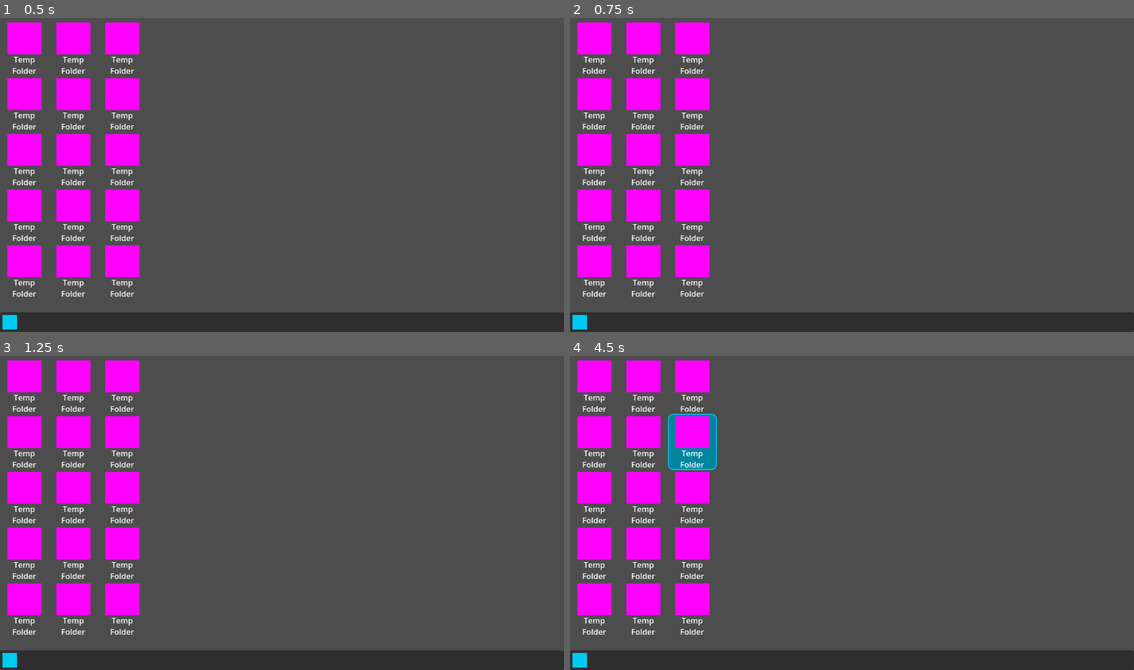
Above: before the commit, frames 1-4 (two rows, left to right).
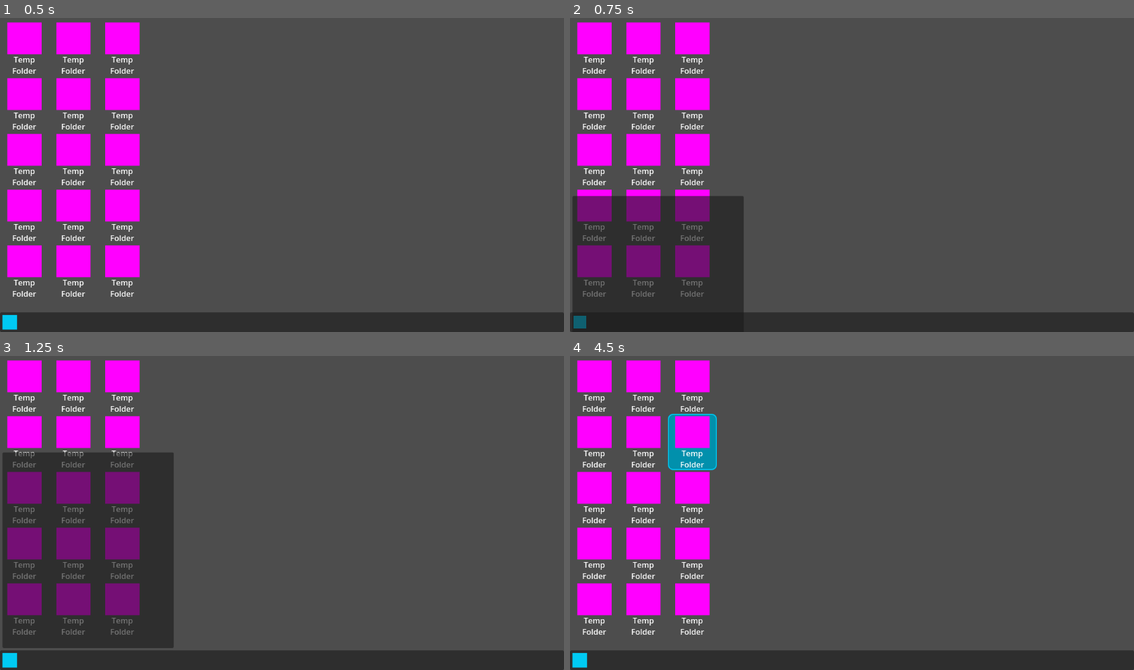
Above: after the commit, the same moments.

Repository: popcar2/GodotOS
Game: Godot game, scene res://Scenes/Main/MainScene.tscn
The game is run twice, just before and just after one commit, with the same random seed, the same clock (stepped at 60 frames per second) and the same inputs.
Inputs (mouse positions are in pixels of both pictures, inside the frame that each line leads up to):
- Up to frame 1 (0.5 s): no input
- Up to frame 2 (0.75 s): tap Enter at 0.5 s; move the mouse to (581, 322) at 0.52 s; click (581, 322) at 0.67 s
- Up to frame 3 (1.25 s): no input
- Up to frame 4 (4.5 s): tap Space at 1.25, 2.75, 4.25 s; move the mouse to (739, 528) at 1.27 s; click (739, 528) at 1.42 s; tap Enter at 2, 3.5 s; move the mouse to (908, 440) at 2.02 s; click (908, 440) at 2.17 s; move the mouse to (823, 575) at 2.77 s; click (823, 575) at 2.92 s; move the mouse to (1021, 560) at 3.52 s; click (1021, 560) at 3.67 s; move the mouse to (682, 462) at 4.27 s; click (682, 462) at 4.42 s

Frame 1 is identical in both runs. In frame 2, 11% of the frame differs, in the area x 0-31%, y 56-100%; in frame 3, 19%, in the area x 0-31%, y 30-94%; in frame 4, less than 0.1%.

Commit message:
Add folder selection, start menu tweaks, default values autoload

Diff:
--- /dev/null
+++ b/Scenes/Autoloads/default_values.gd
@@ -0,0 +1,5 @@
+extends Node
+# Sets some default values on startup
+
+func _ready():
+	DisplayServer.window_set_min_size(Vector2i(600, 500))
--- /dev/null
+++ b/Scenes/Autoloads/default_values.tscn
@@ -0,0 +1,6 @@
+[gd_scene load_steps=2 format=3 uid="uid://do3amaigaxq01"]
+
+[ext_resource type="Script" path="res://Scenes/Autoloads/default_values.gd" id="1_7jt5b"]
+
+[node name="Default Values" type="Node"]
+script = ExtResource("1_7jt5b")
--- a/Scenes/Desktop/desktop_folder.gd
+++ b/Scenes/Desktop/desktop_folder.gd
@@ -1,22 +1,37 @@
 extends Control
 
 func _ready():
-	$Highlight.self_modulate.a = 0
+	$"Hover Highlight".self_modulate.a = 0
+	$"Selected Highlight".visible = false
+
+func _input(event: InputEvent):
+	if event is InputEventMouseButton and event.button_index == 1 and event.is_pressed():
+		var evLocal = make_input_local(event)
+		if !Rect2(Vector2(0,0), size).has_point(evLocal.position):
+			hide_selected_highlight()
+		else:
+			show_selected_highlight()
 
 func _on_mouse_entered():
-	show_highlight()
+	show_hover_highlight()
 
 func _on_mouse_exited():
-	hide_highlight()
+	hide_hover_highlight()
 
 # ------
 
-func show_highlight():
+func show_hover_highlight():
+	var tween: Tween = create_tween()
+	tween.set_trans(Tween.TRANS_CUBIC).set_ease(Tween.EASE_OUT)
+	tween.tween_property($"Hover Highlight", "self_modulate:a", 1, 0.25).from(0.1)
+
+func hide_hover_highlight():
 	var tween: Tween = create_tween()
 	tween.set_trans(Tween.TRANS_CUBIC)
-	tween.tween_property($Highlight, "self_modulate:a", 1, 0.25).from(0.1)
+	tween.tween_property($"Hover Highlight", "self_modulate:a", 0, 0.25)
 
-func hide_highlight():
-	var tween: Tween = create_tween()
-	tween.set_trans(Tween.TRANS_CUBIC)
-	tween.tween_property($Highlight, "self_modulate:a", 0, 0.25)
+func show_selected_highlight():
+	$"Selected Highlight".visible = true
+
+func hide_selected_highlight():
+	$"Selected Highlight".visible = false
--- a/Scenes/Desktop/folder.tscn
+++ b/Scenes/Desktop/folder.tscn
@@ -1,9 +1,16 @@
-[gd_scene load_steps=4 format=3 uid="uid://dci6t0fj42xpv"]
+[gd_scene load_steps=5 format=3 uid="uid://dci6t0fj42xpv"]
 
 [ext_resource type="Script" path="res://Scenes/Desktop/desktop_folder.gd" id="1_44lov"]
 
 [sub_resource type="StyleBoxFlat" id="StyleBoxFlat_fr400"]
-bg_color = Color(0, 0.521569, 0.627451, 1)
+bg_color = Color(0, 0.521569, 0.627451, 0.784314)
+corner_radius_top_left = 10
+corner_radius_top_right = 10
+corner_radius_bottom_right = 10
+corner_radius_bottom_left = 10
+
+[sub_resource type="StyleBoxFlat" id="StyleBoxFlat_3l4r3"]
+bg_color = Color(0, 0.568627, 0.682353, 0.941176)
 border_width_left = 2
 border_width_top = 2
 border_width_right = 2
@@ -23,13 +30,22 @@
 size_flags_horizontal = 4
 script = ExtResource("1_44lov")
 
-[node name="Highlight" type="Panel" parent="."]
+[node name="Hover Highlight" type="Panel" parent="."]
 layout_mode = 0
 offset_left = -10.0
 offset_right = 90.0
 offset_bottom = 115.0
 mouse_filter = 2
 theme_override_styles/panel = SubResource("StyleBoxFlat_fr400")
+
+[node name="Selected Highlight" type="Panel" parent="."]
+visible = false
+layout_mode = 0
+offset_left = -10.0
+offset_right = 90.0
+offset_bottom = 115.0
+mouse_filter = 2
+theme_override_styles/panel = SubResource("StyleBoxFlat_3l4r3")
 
 [node name="Folder" type="MarginContainer" parent="."]
 custom_minimum_size = Vector2(80, 100)
--- a/Scenes/Taskbar/start_button.gd
+++ b/Scenes/Taskbar/start_button.gd
@@ -1,5 +1,32 @@
 extends MarginContainer
 
-func _gui_input(event: InputEvent):
+func _input(event: InputEvent):
 	if event is InputEventMouseButton and event.button_index == 1 and event.is_pressed():
-		print("Hi")
+		var evLocal = make_input_local(event)
+		if !Rect2(Vector2(0,0), size).has_point(evLocal.position):
+			hide_start_menu()
+		else:
+			show_start_menu()
+
+func _on_mouse_entered():
+	add_theme_constant_override("margin_bottom", 7)
+	add_theme_constant_override("margin_left", 7)
+	add_theme_constant_override("margin_right", 7)
+	add_theme_constant_override("margin_top", 7)
+
+func _on_mouse_exited():
+	add_theme_constant_override("margin_bottom", 5)
+	add_theme_constant_override("margin_left", 5)
+	add_theme_constant_override("margin_right", 5)
+	add_theme_constant_override("margin_top", 5)
+
+func show_start_menu():
+	var tween: Tween = create_tween()
+	tween.set_trans(Tween.TRANS_CUBIC).set_ease(Tween.EASE_OUT)
+	tween.tween_property($"../Start Menu", "position:y", -405, 0.3).from(-50)
+
+func hide_start_menu():
+	# Called from clicking on desktop
+	var tween: Tween = create_tween()
+	tween.set_trans(Tween.TRANS_CUBIC).set_ease(Tween.EASE_OUT)
+	tween.tween_property($"../Start Menu", "position:y", 50, 0.4)
--- a/Scenes/Taskbar/taskbar.tscn
+++ b/Scenes/Taskbar/taskbar.tscn
@@ -27,4 +27,15 @@
 [node name="TextureRect" type="TextureRect" parent="Start Button"]
 self_modulate = Color(0, 0.792157, 0.952941, 1)
 layout_mode = 2
+mouse_filter = 2
 texture = SubResource("CanvasTexture_s4q16")
+
+[node name="Start Menu" type="Panel" parent="."]
+layout_mode = 0
+offset_left = 5.0
+offset_top = 50.0
+offset_right = 355.0
+offset_bottom = 450.0
+
+[connection signal="mouse_entered" from="Start Button" to="Start Button" method="_on_mouse_entered"]
+[connection signal="mouse_exited" from="Start Button" to="Start Button" method="_on_mouse_exited"]
--- a/project.godot
+++ b/project.godot
@@ -13,7 +13,12 @@
 config/name="GodotOS"
 run/main_scene="res://Scenes/Main/MainScene.tscn"
 config/features=PackedStringArray("4.2", "GL Compatibility")
+run/low_processor_mode=true
 config/icon="res://icon.svg"
+
+[autoload]
+
+DefaultValues="res://Scenes/Autoloads/default_values.tscn"
 
 [file_customization]
 
